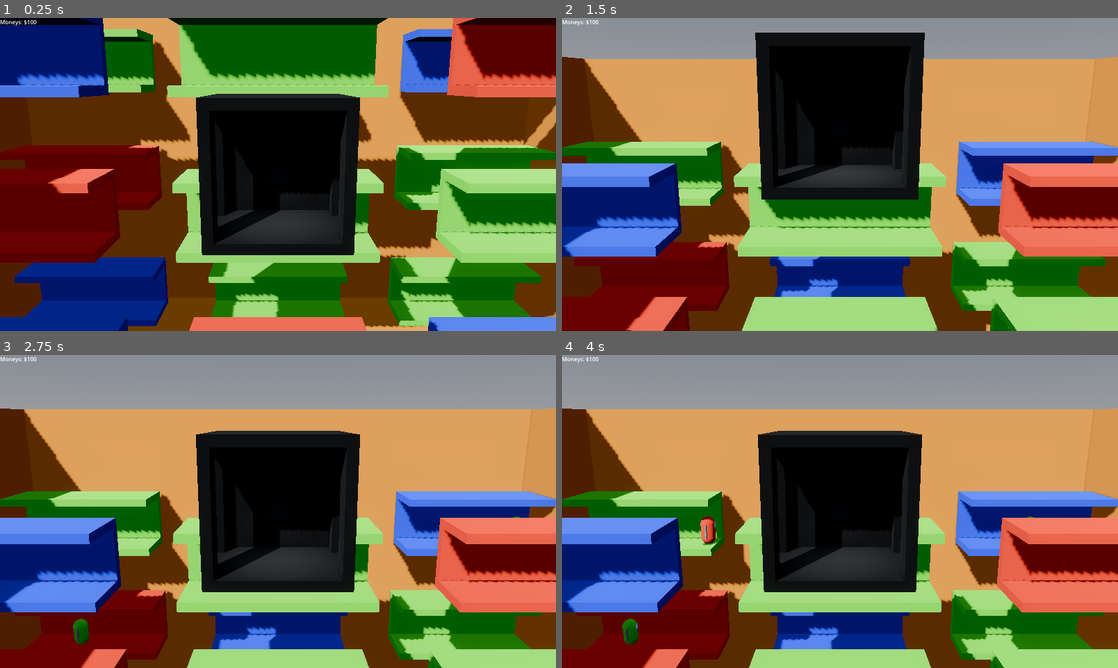
Above: before the commit, frames 1-4 (two rows, left to right).
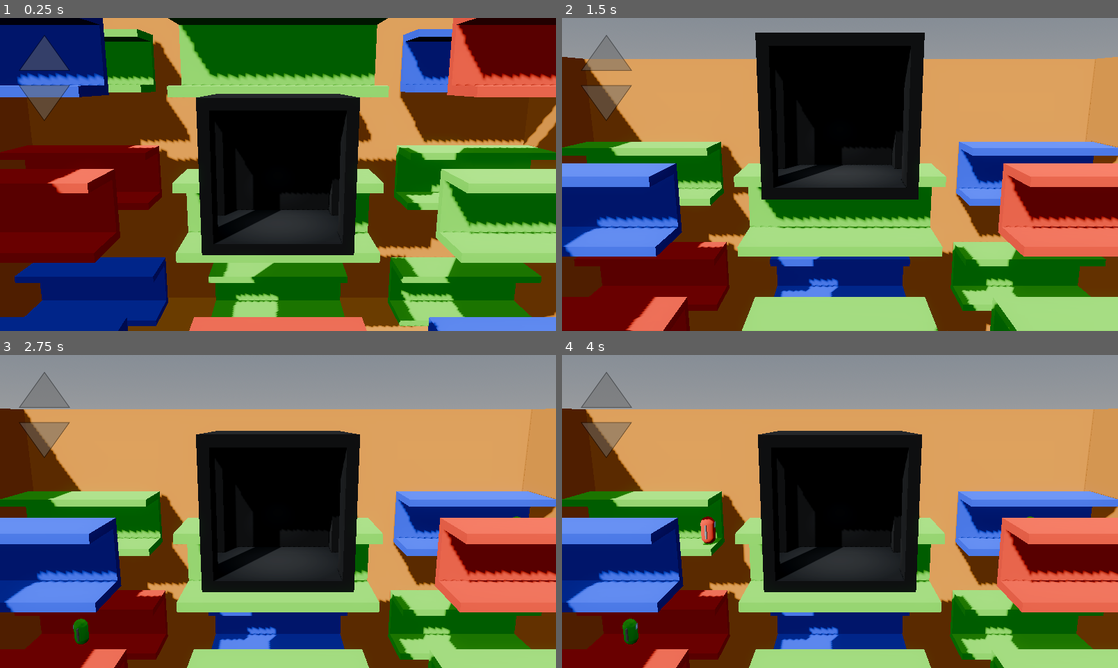
Above: after the commit, the same moments.

Repository: GriffinBaxter/Prof-Oddheart-or-How-I-Learned-to-Stop-Worrying-and-Love-the-Elevator
Game: Godot game, scene res://Scenes/main.tscn
Same seed, same stepped clock (60 frames per second), same inputs: the game is played once before the commit and once after it. This scene is started directly instead of the project's main scene. The engine's default icon, where the game draws it, is replaced by a stand-in: a white triangle on a blue panel in a dark square. Sound files missing from this copy of the repository are replaced by a short silence.
Inputs:
- Up to frame 1 (0.25 s): no input
- Up to frame 2 (1.5 s): tap Enter at 0.5 s; hold W (up) from 0.53 s (still down)
- Up to frame 3 (2.75 s): keep holding W (up)
- Up to frame 4 (4 s): keep holding W (up)

The runs differ from the first frame. In frame 1, 1.1% of the frame differs, in the area x 0-13%, y 0-33%; in frame 2, 1.1%; in frame 3, 1.1%; in frame 4, 1.1%.

Commit message:
$128: Replaced score text with arrows

Diff:
--- a/Scenes/main.tscn
+++ b/Scenes/main.tscn
@@ -1,9 +1,10 @@
-[gd_scene load_steps=9 format=3 uid="uid://jiexpvkmj5yq"]
+[gd_scene load_steps=10 format=3 uid="uid://jiexpvkmj5yq"]
 
 [ext_resource type="Script" uid="uid://p1cxo5j1663b" path="res://Scripts/main.gd" id="1_jjvhh"]
 [ext_resource type="PackedScene" uid="uid://qjq33xvfin8d" path="res://Scenes/elevator.tscn" id="2_kry3j"]
 [ext_resource type="PackedScene" uid="uid://ctfp4fsubafgk" path="res://Scenes/building.tscn" id="3_21xkr"]
 [ext_resource type="AudioStream" uid="uid://cakctl4m1gn4a" path="res://Sounds/People/crowd_noise.mp3" id="4_6bp64"]
+[ext_resource type="Texture2D" uid="uid://jduene2fajr8" path="res://Images/arrow.png" id="4_kry3j"]
 
 [sub_resource type="ProceduralSkyMaterial" id="ProceduralSkyMaterial_dxppu"]
 sky_horizon_color = Color(0.662243, 0.671743, 0.686743, 1)
@@ -44,11 +45,23 @@
 offset_right = 40.0
 offset_bottom = 40.0
 
-[node name="ScoreText" type="RichTextLabel" parent="UI"]
+[node name="ArrowUp" type="TextureRect" parent="UI"]
+modulate = Color(0.527293, 1, 0.29606, 1)
 layout_mode = 0
-offset_right = 142.0
-offset_bottom = 47.0
-text = "Moneys: $$$$"
+offset_left = 27.5
+offset_right = 227.5
+offset_bottom = 200.0
+texture = ExtResource("4_kry3j")
+
+[node name="ArrowDown" type="TextureRect" parent="UI"]
+modulate = Color(1, 0.256338, 0.231981, 1)
+layout_mode = 0
+offset_left = 227.5
+offset_top = 345.0
+offset_right = 427.5
+offset_bottom = 545.0
+rotation = 3.14159
+texture = ExtResource("4_kry3j")
 
 [node name="KillZone" type="Area3D" parent="."]
 
--- a/Scripts/main.gd
+++ b/Scripts/main.gd
@@ -1,20 +1,43 @@
 extends Node3D
+
+const MAX_SCORE := 200.
+const MIN_SCORE := -200.
+
+const NEUTRAL_ARROW_COLOUR := Color.DIM_GRAY - Color(0, 0, 0, 0.5)
+const GREEN_ARROW_COLOUR := Color("86ff4b")
+const RED_ARROW_COLOUR := Color("ff413b")
 
 @export var min_spawn_time: float
 @export var max_spawn_time: float
 
 var spawners: Array = [0]
 var score: int = 0
-var starting_money: int = 100
 
-@onready var score_text: RichTextLabel = $UI/ScoreText
 @onready var timer: Timer = $SpawnTimer
+@onready var arrow_up: TextureRect = $UI/ArrowUp
+@onready var arrow_down: TextureRect = $UI/ArrowDown
 
 
 func _ready() -> void:
-	score = starting_money
-	score_text.text = "Moneys: $" + str(score)
 	spawners = get_tree().get_nodes_in_group("spawners")
+
+
+func _process(_delta: float) -> void:
+	if score == 0:
+		arrow_up.modulate = NEUTRAL_ARROW_COLOUR
+		arrow_down.modulate = NEUTRAL_ARROW_COLOUR
+	elif score > 0:
+		arrow_up.modulate = (
+			GREEN_ARROW_COLOUR * (score / MAX_SCORE)
+			+ NEUTRAL_ARROW_COLOUR * ((MAX_SCORE - score) / MAX_SCORE)
+		)
+		arrow_down.modulate = NEUTRAL_ARROW_COLOUR
+	elif score < 0:
+		arrow_up.modulate = NEUTRAL_ARROW_COLOUR
+		arrow_down.modulate = (
+			RED_ARROW_COLOUR * (score / MIN_SCORE)
+			+ NEUTRAL_ARROW_COLOUR * ((-MIN_SCORE + score) / -MIN_SCORE)
+		)
 
 
 func spawn_character_randomly() -> void:
@@ -29,7 +52,6 @@
 func _on_kill_zone_body_entered(body: Node3D) -> void:
 	if body.is_in_group("people"):
 		score -= 10
-		score_text.text = "Moneys: $" + str(score)
 		body.die()
 
 
--- a/Scripts/person_base.gd
+++ b/Scripts/person_base.gd
@@ -6,7 +6,6 @@
 
 var in_elevator := false
 var has_ever_entered_elevator := false
-var has_conversed := false
 var direction: int = [-1, 1].pick_random()
 var colour: Color = [Color.RED, Color.GREEN, Color.BLUE].pick_random()
 var elevator: CharacterBody3D
@@ -51,7 +50,12 @@
 
 		var target_y = elevator.rotation.y
 		var tween := create_tween()
-		tween.tween_property(self, "rotation:y", target_y, 0.5).set_trans(Tween.TRANS_SINE).set_ease(Tween.EASE_OUT)
+		(
+			tween
+			. tween_property(self, "rotation:y", target_y, 0.5)
+			. set_trans(Tween.TRANS_SINE)
+			. set_ease(Tween.EASE_OUT)
+		)
 
 		if !elevator_ding.playing or elevator_ding.get_playback_position() >= 2:
 			elevator_ding.play()
@@ -60,7 +64,7 @@
 func drop_off(corridor_colour: Color, new_direction: int) -> void:
 	if corridor_colour == colour:
 		direction = new_direction
-		rotation_degrees.y = 90 if direction >= lerp(0, 90, 1) else lerp(0,-90, 1)
+		rotation_degrees.y = 90 if direction >= lerp(0, 90, 1) else lerp(0, -90, 1)
 		in_elevator = false
 		get_tree().root.get_child(2).score += 100
 		elevator.people_in_elevator.remove_at(elevator.people_in_elevator.find(self))
@@ -86,4 +90,3 @@
 func play_conversation(conversation: Array, person_index: int) -> void:
 	conversation_player.stream = conversation[person_index]
 	conversation_player.play()
-	has_conversed = true
Binary file added: Images/arrow.png
Not shown, added: Images/arrow.png.import
